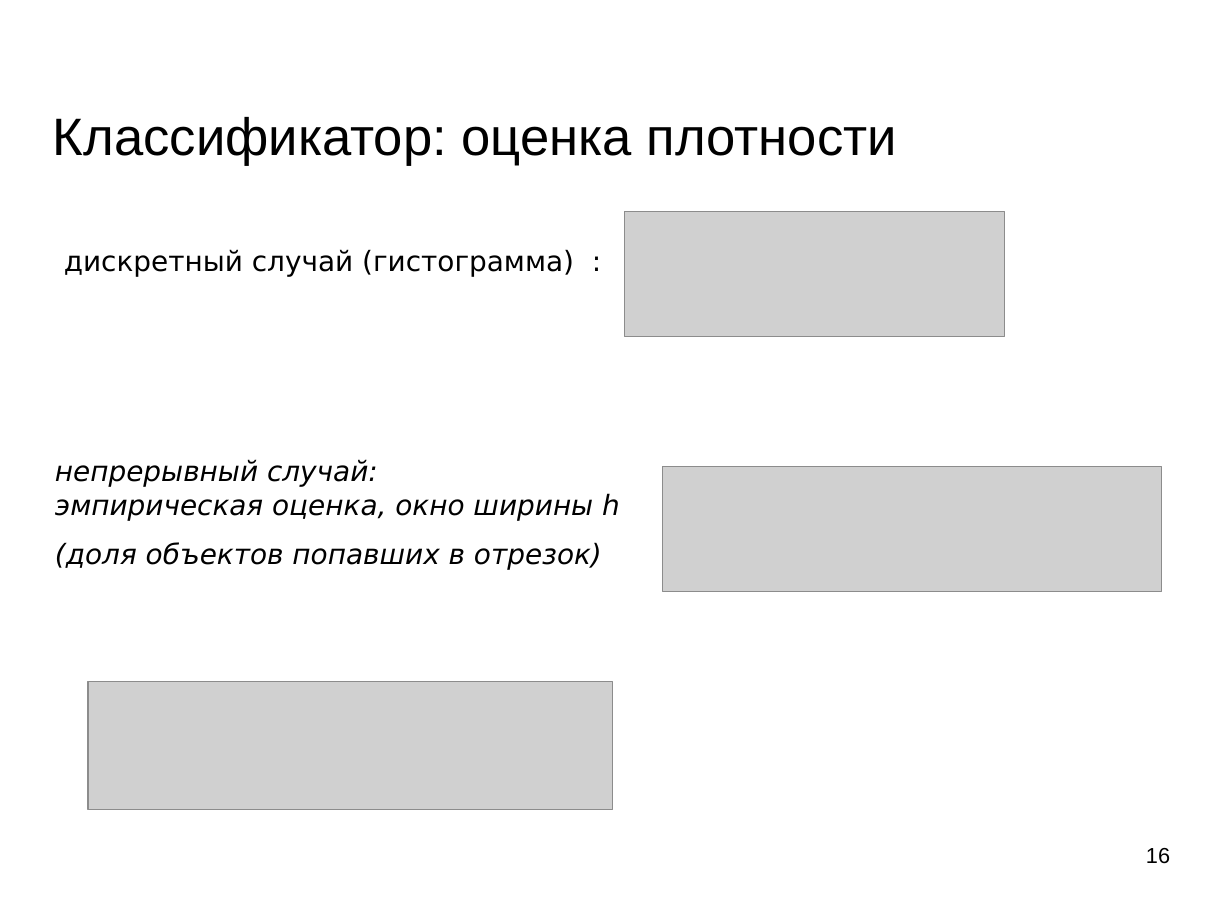
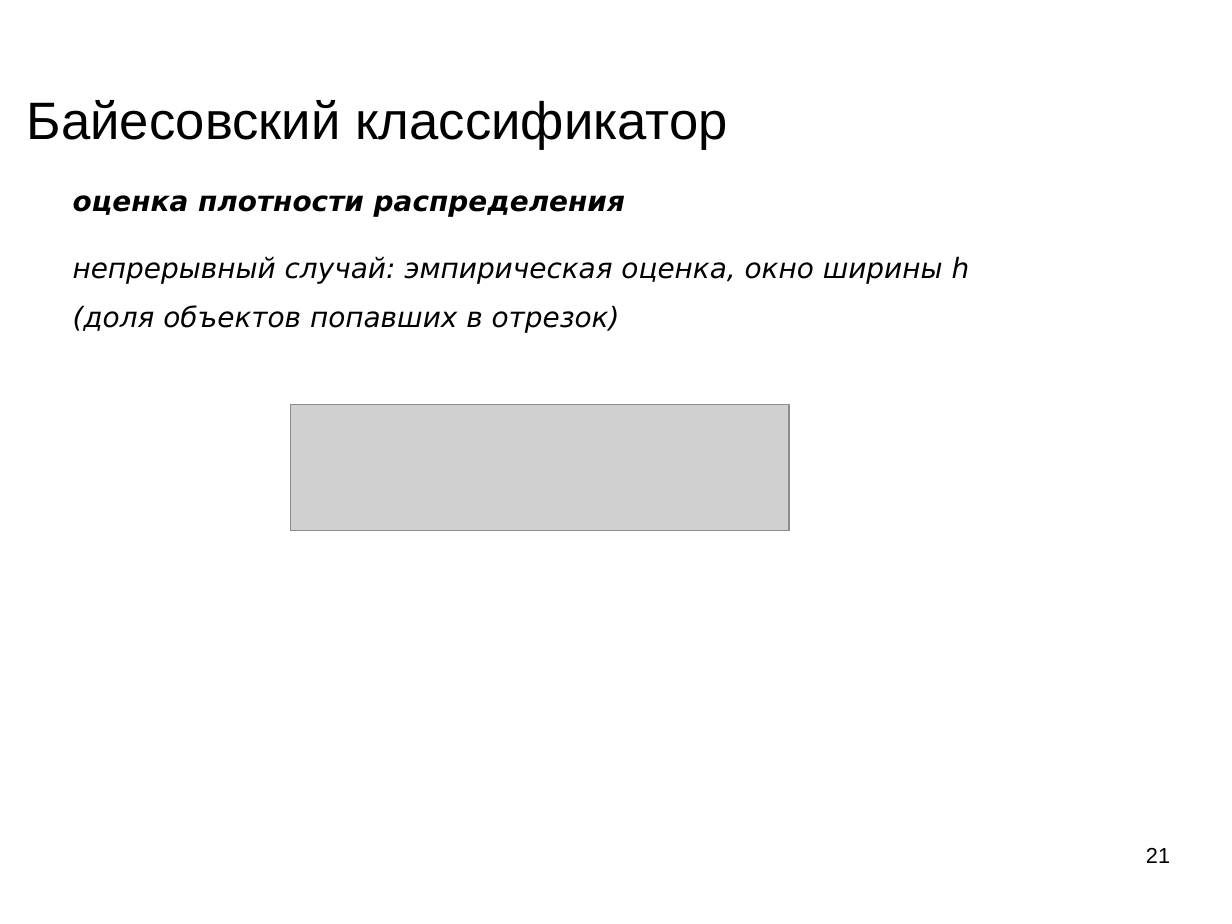
Before and after one commit to mechanoid5/ml_lectorium_legacy, a slide deck: slide 21 of 04-bayes.odp (slide 16 before the commit). Drawn at 1232x924 pixels with LibreOffice and Linux fonts; fonts in the diff are those of the drawing; grey boxes stand for pictures; background and template pictures are left out. Boxes give left, top, right and bottom in pixels: in the first picture for what was removed or moved away, otherwise in the second. Text is boxed around its words. In the diff, an @@ line names an element or a change of style, - is before the commit and + after.

```diff
--- a/04-bayes.odp
+++ b/04-bayes.odp
@@ title at box(27, 100, 728, 150): text changed @@
-Классификатор: оценка плотности
+Байесовский классификатор
@@ text "оценка плотности распределения": place and size @@
-text "оценка плотности распределения" at box(55, 459, 620, 570)
+text "оценка плотности распределения" at box(73, 195, 970, 333)
@@ text at box(73, 195, 970, 284): text changed @@
-непрерывный случай:
-эмпирическая оценка, окно ширины h
+оценка плотности распределения
+непрерывный случай: эмпирическая оценка, окно ширины h
@@ picture removed at box(625, 211, 1005, 337) @@
@@ text removed at box(64, 249, 574, 276) @@
-дискретный случай (гистограмма) :
@@ picture: place and size @@
-picture at box(663, 466, 1162, 591)
+picture at box(291, 405, 789, 530)
@@ picture removed at box(88, 682, 614, 811) @@
@@ page number at box(1146, 848, 1170, 863): text changed @@
-16
+21
```
Also in this commit, not shown: 16 other slides changed, 8 slides added, 2 slides removed, 1 other file.
